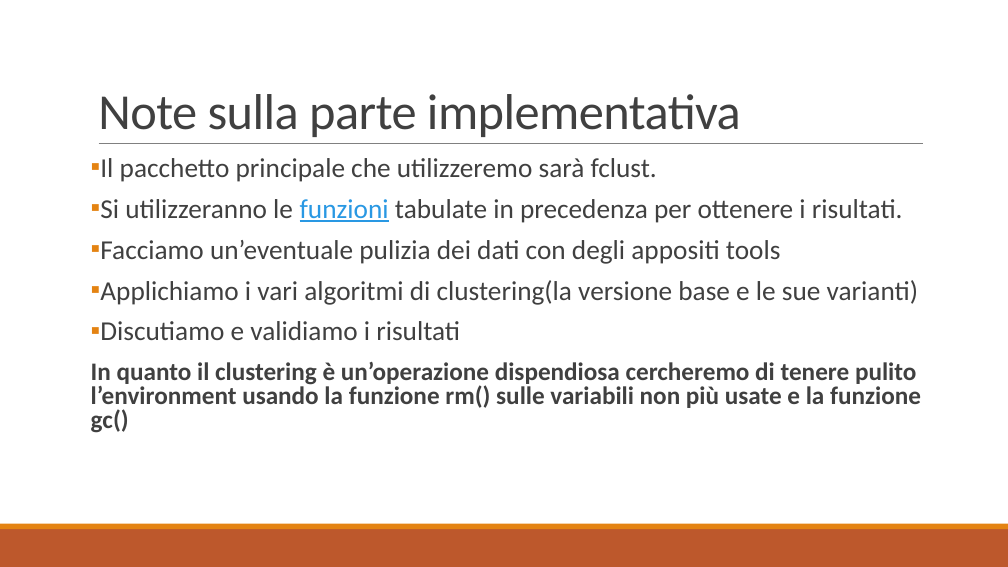
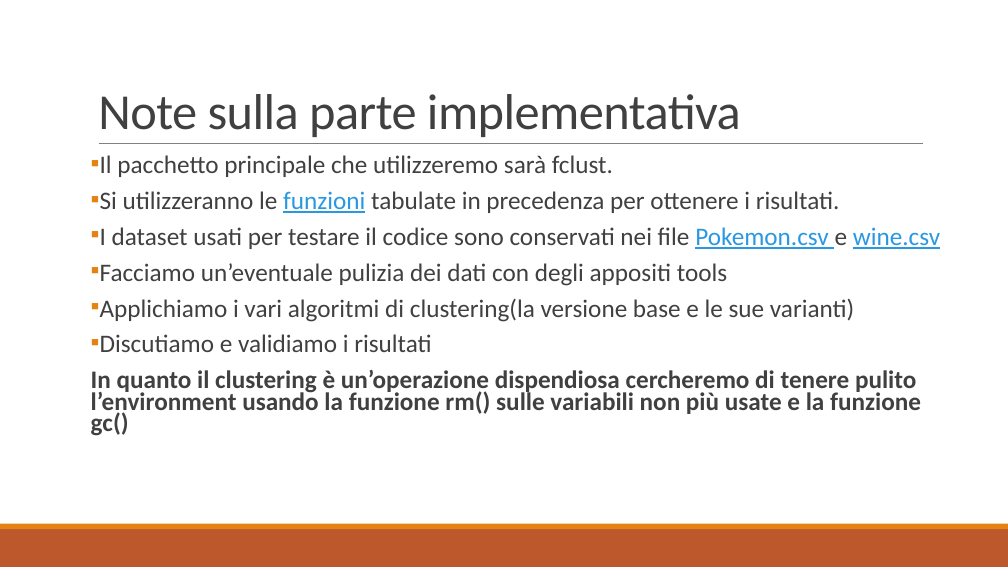
Before and after one commit to Gallo00/progettoDM, a slide deck: slide 31 of relazione.pptx. Drawn at 1008x567 pixels with LibreOffice and Linux fonts; fonts in the diff are those of the drawing. Boxes give left, top, right and bottom in pixels: in the first picture for what was removed or moved away, otherwise in the second. Text is boxed around its words. In the diff, an @@ line names an element or a change of style, - is before the commit and + after.

```diff
--- a/relazione.pptx
+++ b/relazione.pptx
@@ text at [91,155,921,436]: size 26 to 24.1 pt in "Il pacchetto principale che utilizzeremo sarà fclust.", "Si utilizzeranno le funzioni tabulate in precedenza ...", "Facciamo un’eventuale pulizia dei dati con degli ...", "Applichiamo i vari algoritmi di clustering(la versione ..." and 1 more places; size 24 to 24.1 pt in "In quanto il clustering è un’operazione dispendiosa ..."; line spacing 0.8 to 0.7 @@
@@ text at [100,227,940,249]: paragraph added @@
+▪ I dataset usati per testare il codice sono conservati nei file Pokemon.csv e wine.csv
```
Also in this commit, not shown: 9 other slides changed, 7 other files.
